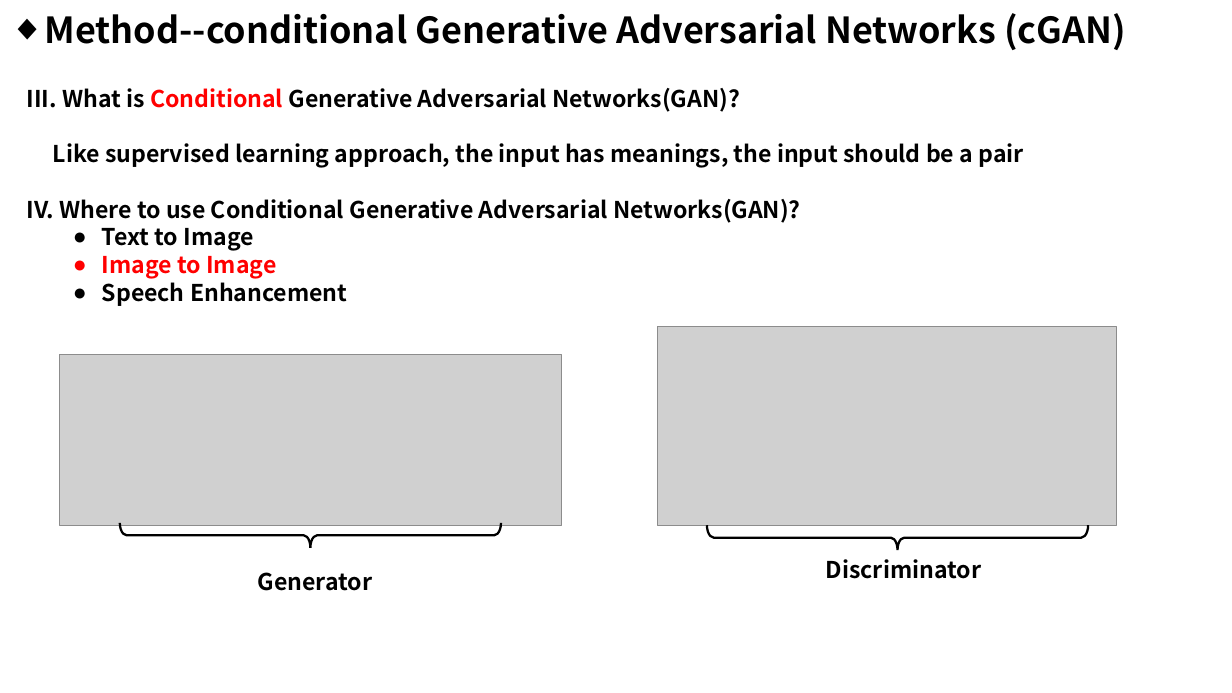
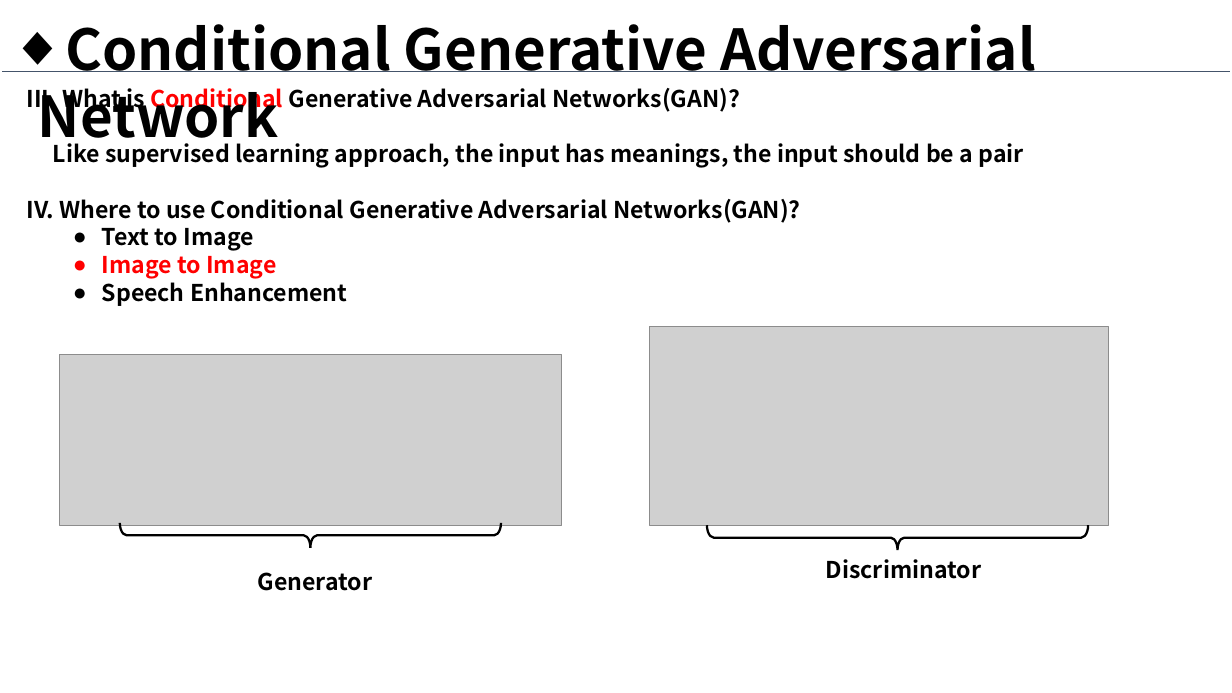
Before and after one commit to mtli/PhotoSketch, a slide deck: slide 4 of doc/Presentation1.pptx (slide 2 before the commit). Drawn at 1232x693 pixels with LibreOffice and Linux fonts; fonts in the diff are those of the drawing; grey boxes stand for pictures. Boxes give left, top, right and bottom in pixels: in the first picture for what was removed or moved away, otherwise in the second. Text is boxed around its words. In the diff, an @@ line names an element or a change of style, - is before the commit and + after.

```diff
--- a/doc/Presentation1.pptx
+++ b/doc/Presentation1.pptx
@@ text at (38,24,1036,152): text changed; size 28 to 44 pt @@
-◆ Method--conditional Generative Adversarial Networks (cGAN)
+◆ Conditional Generative Adversarial Network
@@ line added from (3, 72) to (1230, 72), #44546A 0.75 pt @@
@@ picture: place and size @@
-picture at (658,327,1117,526)
+picture at (650,327,1109,526)
```
Also in this commit, not shown: 3 other slides changed, 4 slides added, 7 other files.
